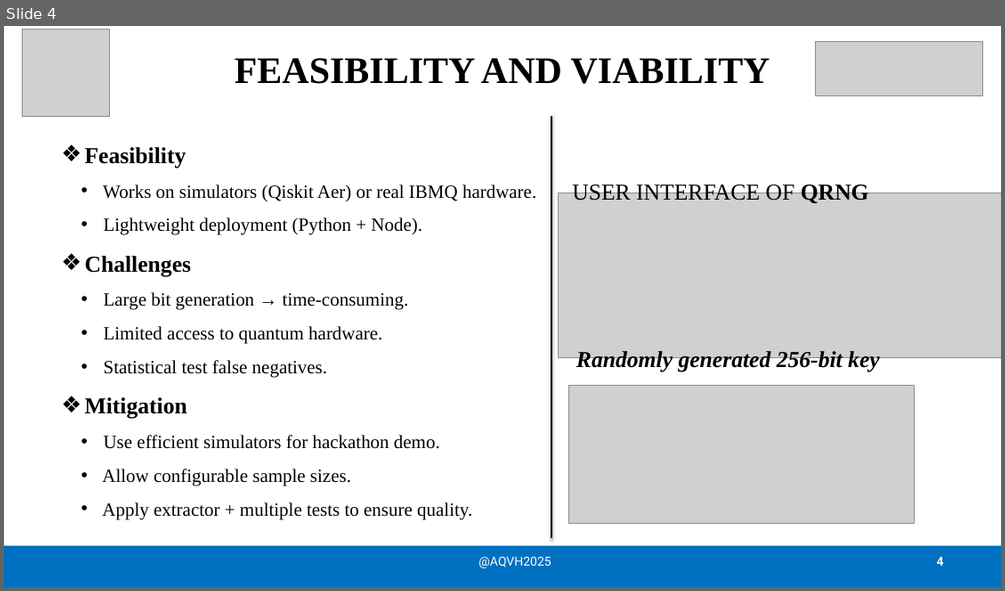
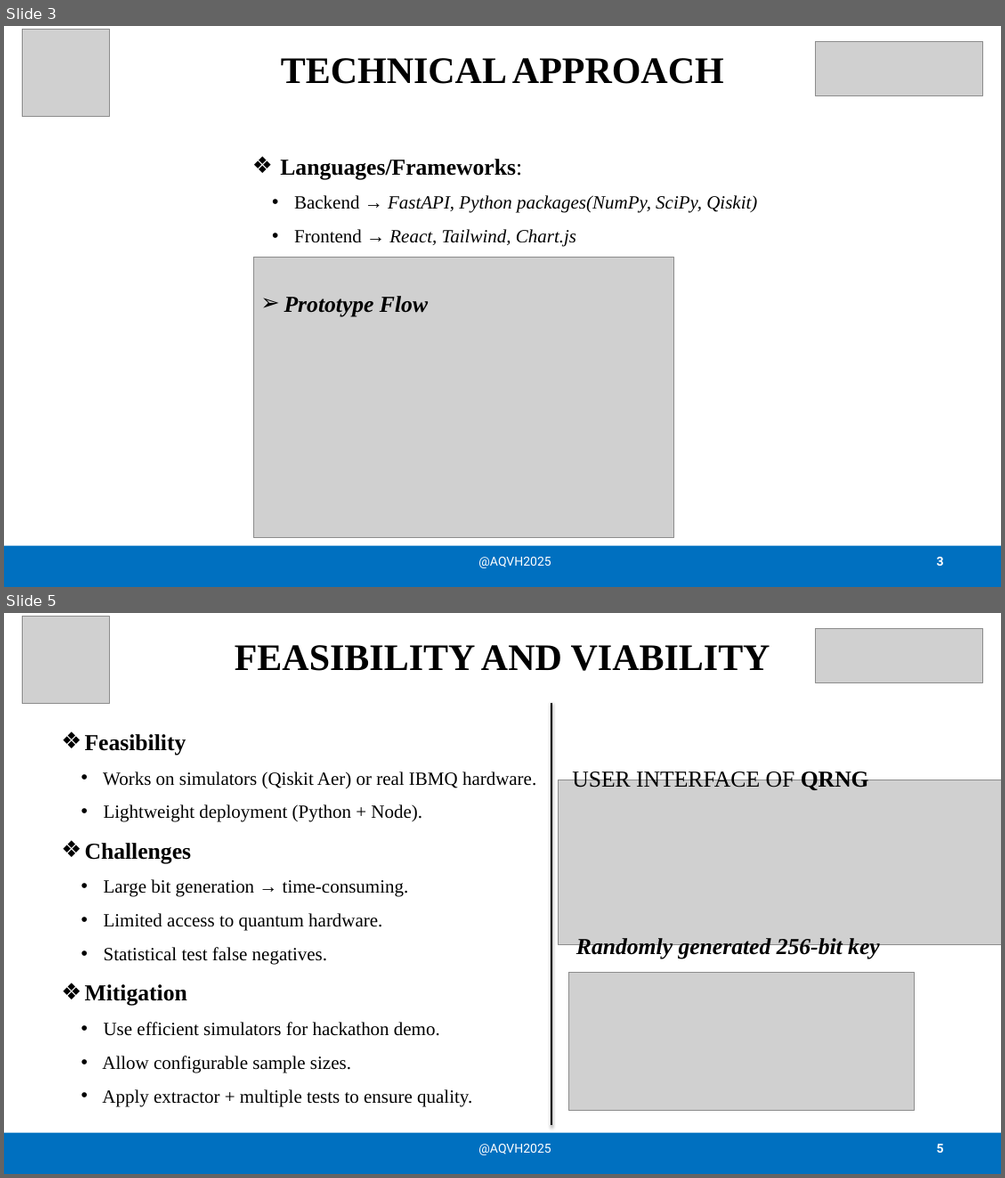
Before and after one commit to CharithPulaganti/QRNG, a slide deck: QRNG_Presentation.pptx. Shown one above the other, each under a label of ours: slide 4 before the commit, slides 3 and 5 after it; the slides between them are not shown. The pictures are 1005x591 and 1005x1178 pixels, drawn with LibreOffice and Linux fonts; fonts in the diff are those of the drawing; grey boxes stand for pictures. Boxes give left, top, right and bottom in pixels: in the first picture for what was removed or moved away, otherwise in the second. Text is boxed around its words. In the diff, an @@ line names an element or a change of style, - is before the commit and + after.

```diff
--- a/QRNG_Presentation.pptx
+++ b/QRNG_Presentation.pptx
@@ slide 3 added at bbox=[4, 26, 1001, 587], background #FFFFFF @@
@@ picture added at bbox=[22, 29, 109, 117] @@
@@ picture added at bbox=[816, 42, 983, 95] @@
@@ title added at bbox=[281, 58, 724, 84], 36 pt, text #000000, bold @@
+TECHNICAL APPROACH
@@ text added at bbox=[280, 159, 757, 247], 18 pt, text #000000, italic @@
+❖ Languages/Frameworks:
+  • Backend → FastAPI, Python packages(NumPy, SciPy, Qiskit)
+  • Frontend → React, Tailwind, Chart.js
@@ picture added at bbox=[254, 257, 674, 538] @@
@@ text added at bbox=[284, 296, 428, 316], 22 pt, text #000000, bold, italic @@
+➢ Prototype Flow
@@ rectangle added at bbox=[4, 546, 1001, 587], fill #0070C0 @@
@@ text added at bbox=[478, 556, 550, 568], 12 pt, text #FFFFFF @@
+@AQVH2025
@@ page number added at bbox=[937, 556, 944, 565], 12 pt, text #FFFFFF, bold @@
+3
@@ what was slide 4 is now slide 5 @@
@@ page number at bbox=[937, 1143, 944, 1152]: text changed @@
-4
+5
```
Also in this commit, not shown: 3 slides changed, 1 other slide added, 6 other files.
